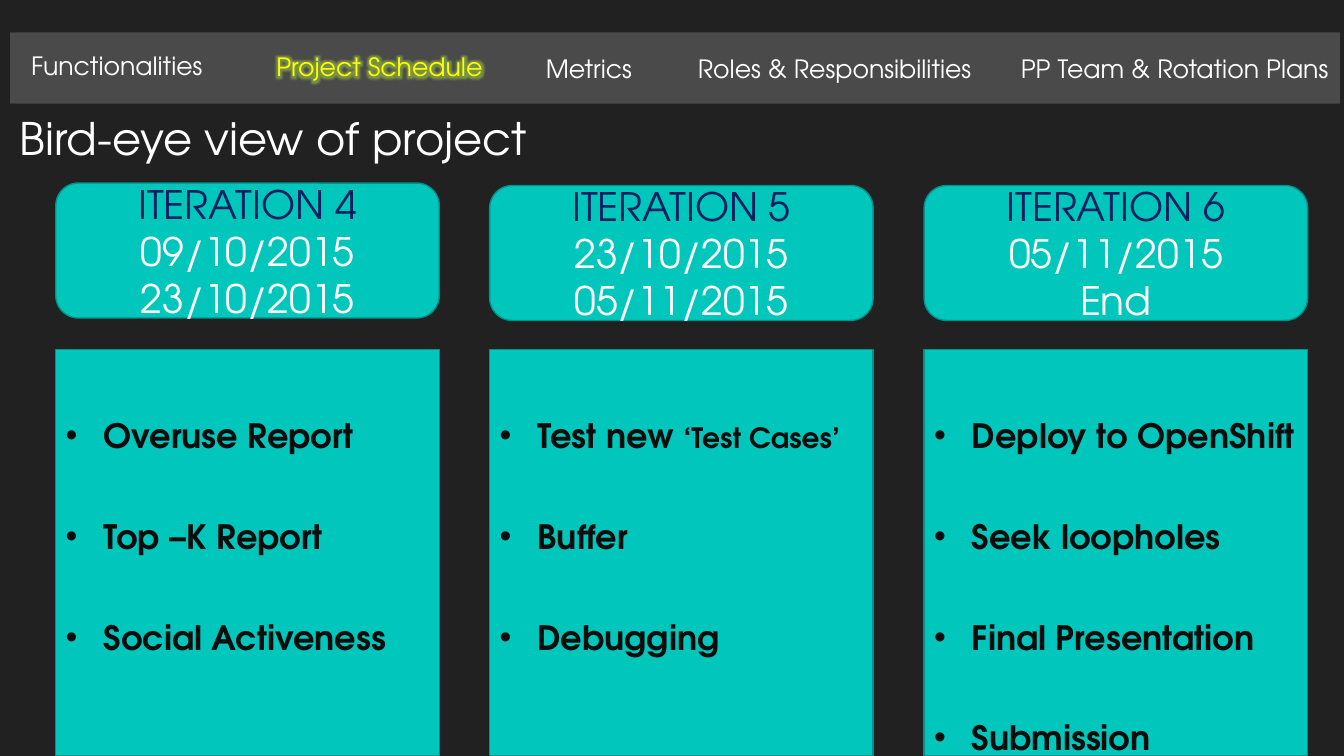
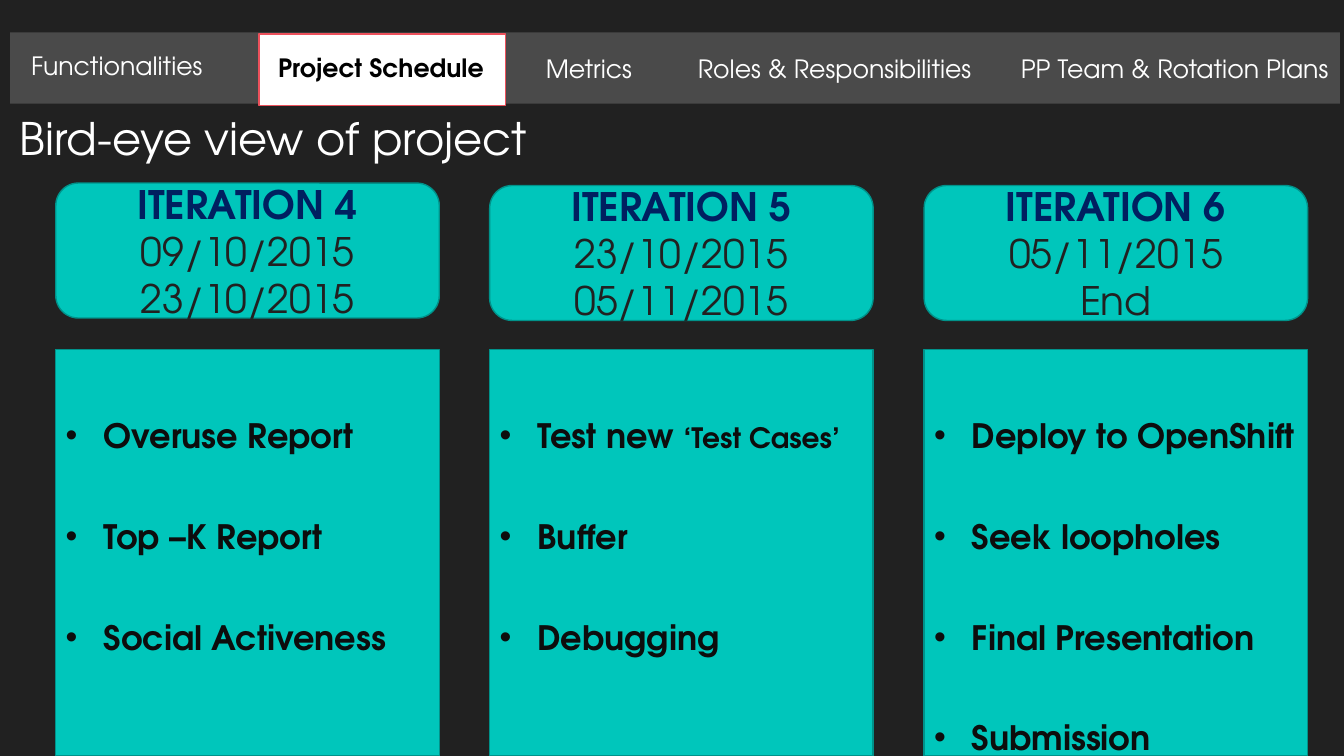
Before and after one commit to jerots/SMUAnalytics, a slide deck: slide 4 of presentations/pmReview.pptx. Drawn at 1344x756 pixels with LibreOffice and Linux fonts; fonts in the diff are those of the drawing. Boxes give left, top, right and bottom in pixels: in the first picture for what was removed or moved away, otherwise in the second. Text is boxed around its words. In the diff, an @@ line names an element or a change of style, - is before the commit and + after.

Commit message:
Updated PM Review slide(design) based on team's feedback

```diff
--- a/presentations/pmReview.pptx
+++ b/presentations/pmReview.pptx
@@ text "Project Schedule" at box(278, 57, 483, 82): text colour #FFFF00 to #000000, bold on @@
@@ rectangle added at box(259, 34, 506, 106), fill #FFFFFF, outline #ED515C 1 pt @@
@@ rounded rectangle "ITERATION 4" at box(55, 184, 439, 319): bold on in "ITERATION 4"; text colour #FFFFFF to #212121 in "09/10/2015", "23/10/2015" @@
@@ rounded rectangle "ITERATION 5" at box(490, 186, 873, 321): bold on in "ITERATION 5"; text colour #FFFFFF to #212121 in "23/10/2015", "05/11/2015" @@
@@ rounded rectangle "ITERATION 6" at box(925, 186, 1308, 321): bold on in "ITERATION 6"; text colour #FFFFFF to #212121 in "05/11/2015", "End" @@
```
Also in this commit, not shown: 16 other slides changed, 1 slide added, 1 slide removed.
